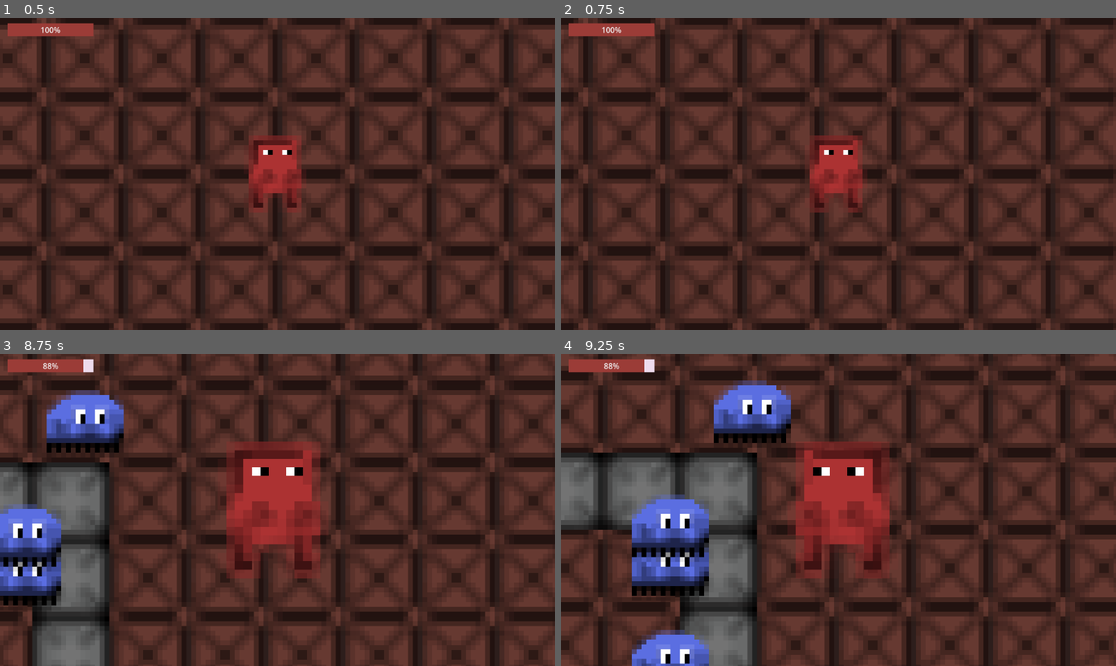
Above: before the commit, frames 1-4 (two rows, left to right).
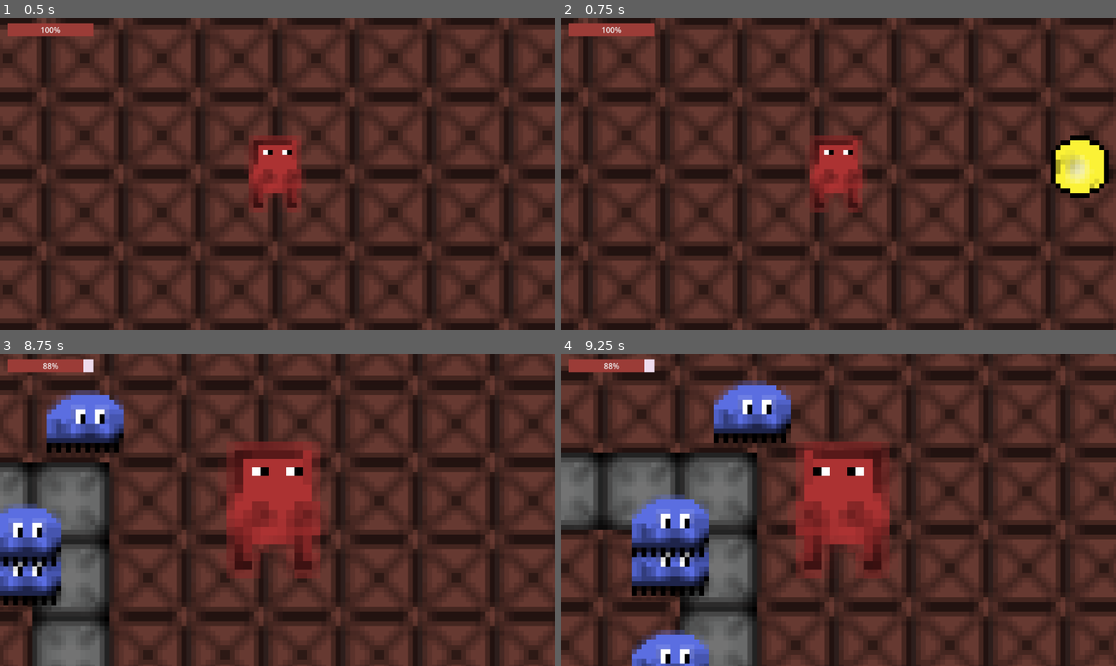
Above: after the commit, the same moments.

Repository: RasmusKuusmaa/Man-Eater
Game: Godot game, scene res://scenes/main.tscn
The game is run twice, just before and just after one commit, with the same random seed, the same clock (stepped at 60 frames per second) and the same inputs.
Inputs:
- Up to frame 1 (0.5 s): no input
- Up to frame 2 (0.75 s): tap Enter at 0.5 s; hold D (move_right) from 0.53 s (still down)
- Up to frame 3 (8.75 s): release D (move_right) at 1.28 s; hold S (move_down) 1.28-2.03 s; hold D (move_right) 2.03-2.78 s; hold Up (move_up) 2.78-3.53 s; hold A (move_left) 3.53-5.03 s; hold S (move_down) 5.03-5.78 s; hold D (move_right) 5.78-6.53 s; hold Up (move_up) 6.53-7.28 s; hold D (move_right) 7.28-8.03 s; hold S (move_down) from 8.03 s (still down)
- Up to frame 4 (9.25 s): release S (move_down) at 8.78 s; hold A (move_left) from 8.78 s (still down)

Frame 1 is identical in both runs. In frame 2, 1.7% of the frame differs, in the area x 88-99%, y 37-58%; in frame 3, 0.1%; in frame 4, nothing differs.

Commit message:
coin increase score

Diff:
--- /dev/null
+++ b/scenes/coin.tscn
@@ -0,0 +1,21 @@
+[gd_scene format=3 uid="uid://88n0ht0ypyn8"]
+
+[ext_resource type="Script" uid="uid://30kw8kqc7lnn" path="res://script/coin.gd" id="1_i64fm"]
+[ext_resource type="Texture2D" uid="uid://4ofwufwkhle8" path="res://assets/ManEater_coin_vol1.png" id="1_rwqht"]
+
+[sub_resource type="CapsuleShape2D" id="CapsuleShape2D_i64fm"]
+radius = 7.0
+height = 16.0
+
+[node name="Coin" type="Area2D" unique_id=457505823]
+scale = Vector2(10, 10)
+script = ExtResource("1_i64fm")
+
+[node name="Sprite2D" type="Sprite2D" parent="." unique_id=1099374152]
+texture = ExtResource("1_rwqht")
+
+[node name="CollisionShape2D" type="CollisionShape2D" parent="." unique_id=55297948]
+position = Vector2(-2, 0)
+shape = SubResource("CapsuleShape2D_i64fm")
+
+[connection signal="body_entered" from="." to="." method="_on_body_entered"]
--- a/scenes/main.tscn
+++ b/scenes/main.tscn
@@ -5,6 +5,7 @@
 [ext_resource type="Texture2D" uid="uid://cq8qgu76gr00s" path="res://assets/ManEaterTileMap_vol1.png" id="2_tbgi4"]
 [ext_resource type="PackedScene" uid="uid://hvqawgv7f8jx" path="res://scenes/enemy.tscn" id="3_sugp2"]
 [ext_resource type="Script" uid="uid://inr3nq37oeft" path="res://script/enemy_spawner.gd" id="4_jyhfs"]
+[ext_resource type="PackedScene" uid="uid://88n0ht0ypyn8" path="res://scenes/coin.tscn" id="6_tefeu"]
 
 [sub_resource type="TileSetAtlasSource" id="TileSetAtlasSource_tefeu"]
 texture = ExtResource("2_tbgi4")
@@ -33,3 +34,6 @@
 [node name="EnemySpawnTimer" type="Timer" parent="." unique_id=213809970]
 wait_time = 0.5
 autostart = true
+
+[node name="Coin" parent="." unique_id=457505823 instance=ExtResource("6_tefeu")]
+position = Vector2(721, -20)
--- /dev/null
+++ b/script/coin.gd
@@ -0,0 +1,8 @@
+extends Area2D
+
+
+
+func _on_body_entered(body: Node2D) -> void:
+	if body.is_in_group("player"):
+		body.add_score(20)
+		queue_free()
--- a/script/player.gd
+++ b/script/player.gd
@@ -9,6 +9,7 @@
 var max_health := 100
 var health := max_health
 var dmg_speed_effect = 100
+var score := 0
 
 var death_screen_scene = preload("res://scenes/death_screen.tscn")
 var death_screen
@@ -64,3 +65,7 @@
 	death_screen = death_screen_scene.instantiate()
 	add_child(death_screen)
 	get_tree().paused = true
+
+func add_score(gain: int):
+	score += gain
+	print(score)
Binary file added: assets/ManEater_coin_vol1.png
Not shown, added: assets/ManEater_coin_vol1.png.import
Not shown, added: script/coin.gd.uid
